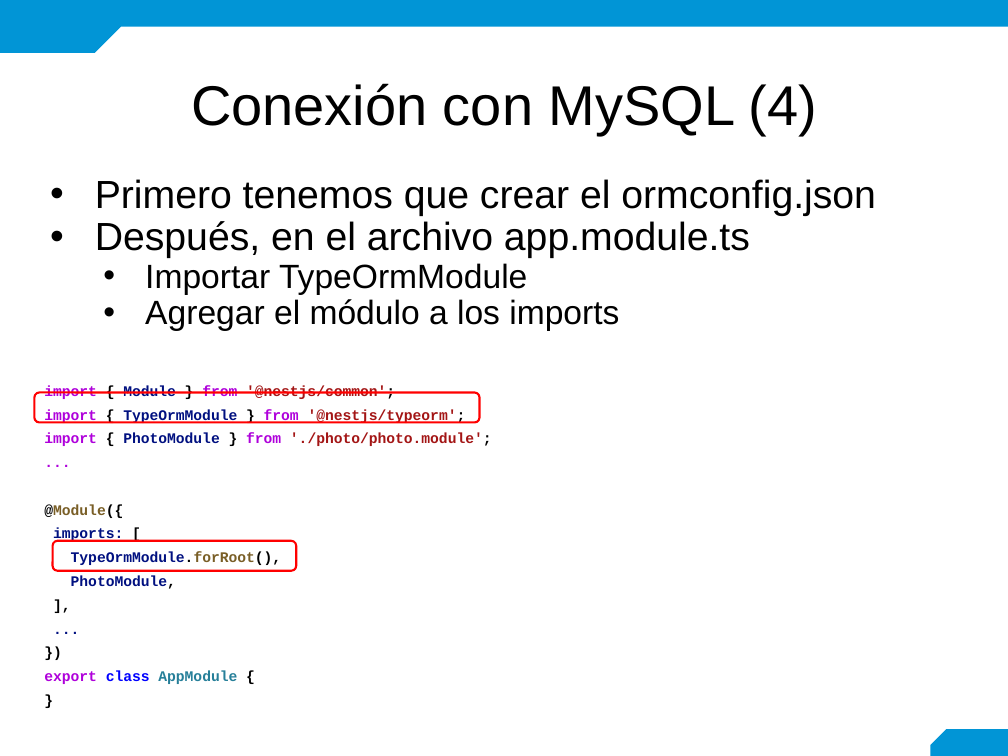
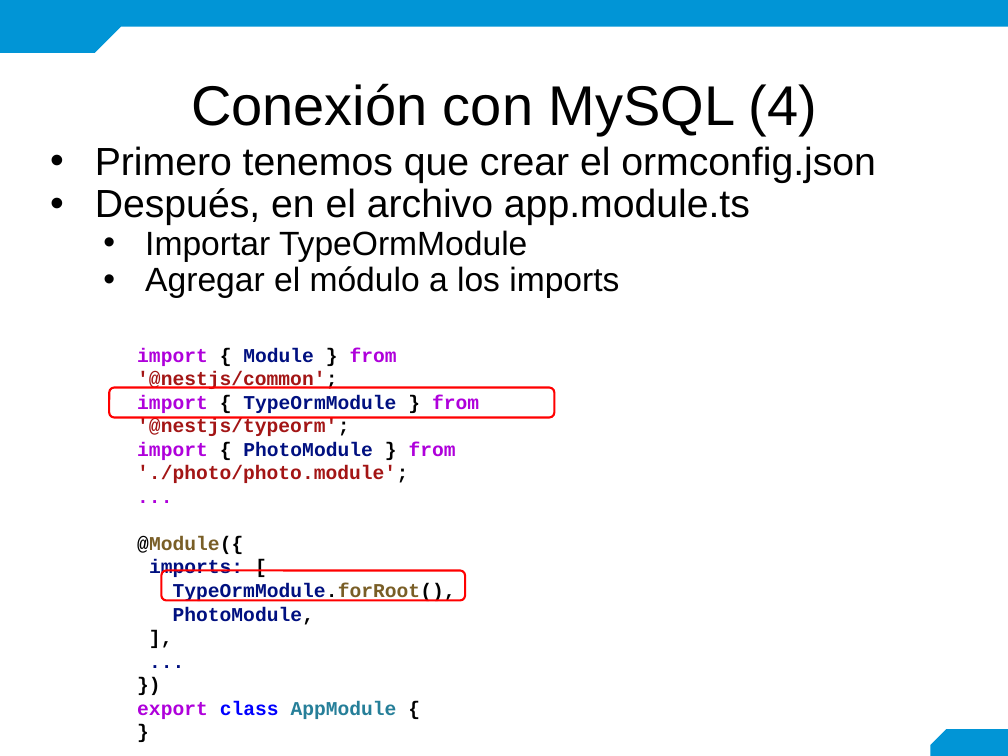
Before and after one commit to mariela21180/concesionaria, a slide deck: slide 13 of modulo6/6.1.1/- Teoria/6.1.1. Conexión API-DB.pptx. Drawn at 1008x756 pixels with LibreOffice and Linux fonts; fonts in the diff are those of the drawing; background and template pictures are left out. Boxes give left, top, right and bottom in pixels: in the first picture for what was removed or moved away, otherwise in the second. Text is boxed around its words. In the diff, an @@ line names an element or a change of style, - is before the commit and + after.

```diff
--- a/modulo6/6.1.1/- Teoria/6.1.1. Conexión API-DB.pptx
+++ b/modulo6/6.1.1/- Teoria/6.1.1. Conexión API-DB.pptx
@@ text "Primero tenemos que crear el ...": place and size @@
-text "Primero tenemos que crear el ..." at box(95, 179, 876, 331)
+text "Primero tenemos que crear el ..." at box(95, 146, 876, 298)
@@ text "import { Module } from ...": place and size @@
-text "import { Module } from ..." at box(44, 385, 492, 684)
+text "import { Module } from ..." at box(137, 348, 479, 719)
@@ text "import { Module } from ..." at box(137, 348, 479, 719): size 10.5 to 14 pt; line spacing 1.36 to 1 @@
@@ rounded rectangle: place and size @@
-rounded rectangle at box(34, 392, 480, 422)
+rounded rectangle at box(109, 387, 554, 417)
@@ rounded rectangle: place and size @@
-rounded rectangle at box(52, 540, 296, 571)
+rounded rectangle at box(161, 571, 465, 601)
```
Also in this commit, not shown: 12 other slides changed.
